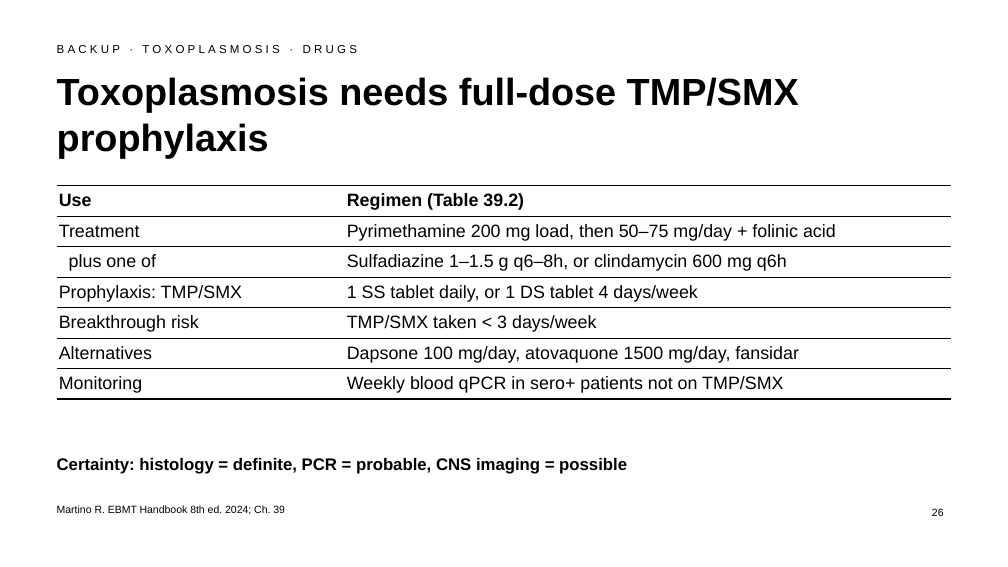
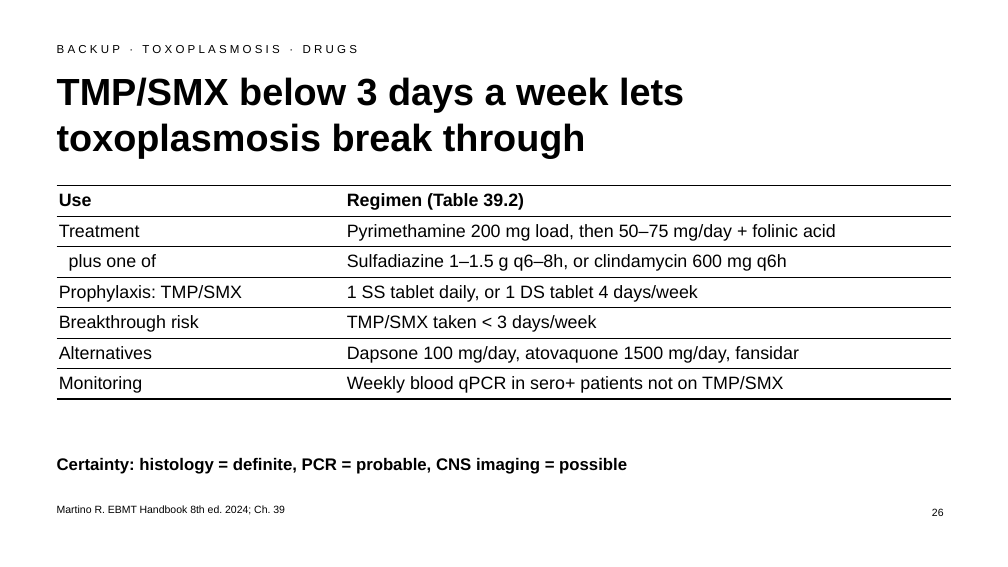
Before and after one commit to htlin222/ebmt-handbook-skill, a slide deck: slide 26 of slides/decks/s09-viral-infections-ptld.pptx. Drawn at 1008x567 pixels with LibreOffice and Linux fonts; fonts in the diff are those of the drawing. Boxes give left, top, right and bottom in pixels: in the first picture for what was removed or moved away, otherwise in the second. Text is boxed around its words. In the diff, an @@ line names an element or a change of style, - is before the commit and + after.

```diff
--- a/slides/decks/s09-viral-infections-ptld.pptx
+++ b/slides/decks/s09-viral-infections-ptld.pptx
@@ title at [57, 77, 684, 158]: text changed @@
-Toxoplasmosis needs full-dose TMP/SMX prophylaxis
+TMP/SMX below 3 days a week lets toxoplasmosis break through
```
Also in this commit, not shown: 8 other slides changed, 2 other files.
